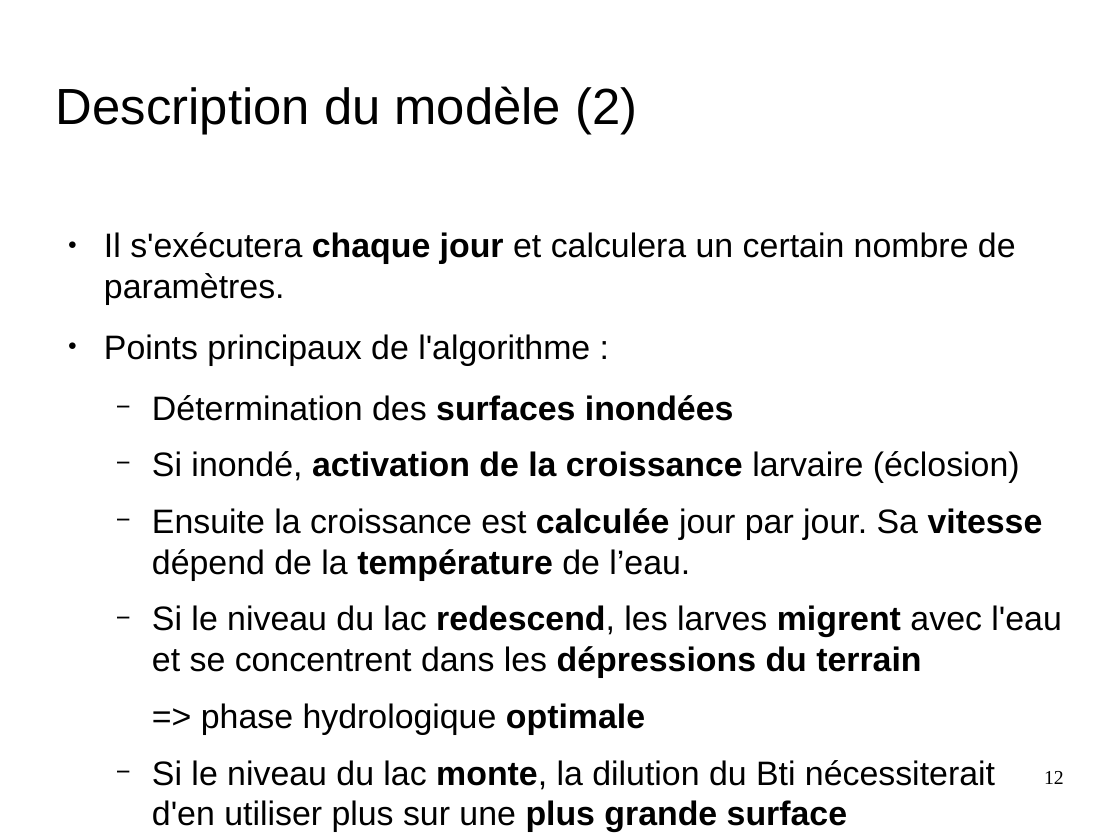
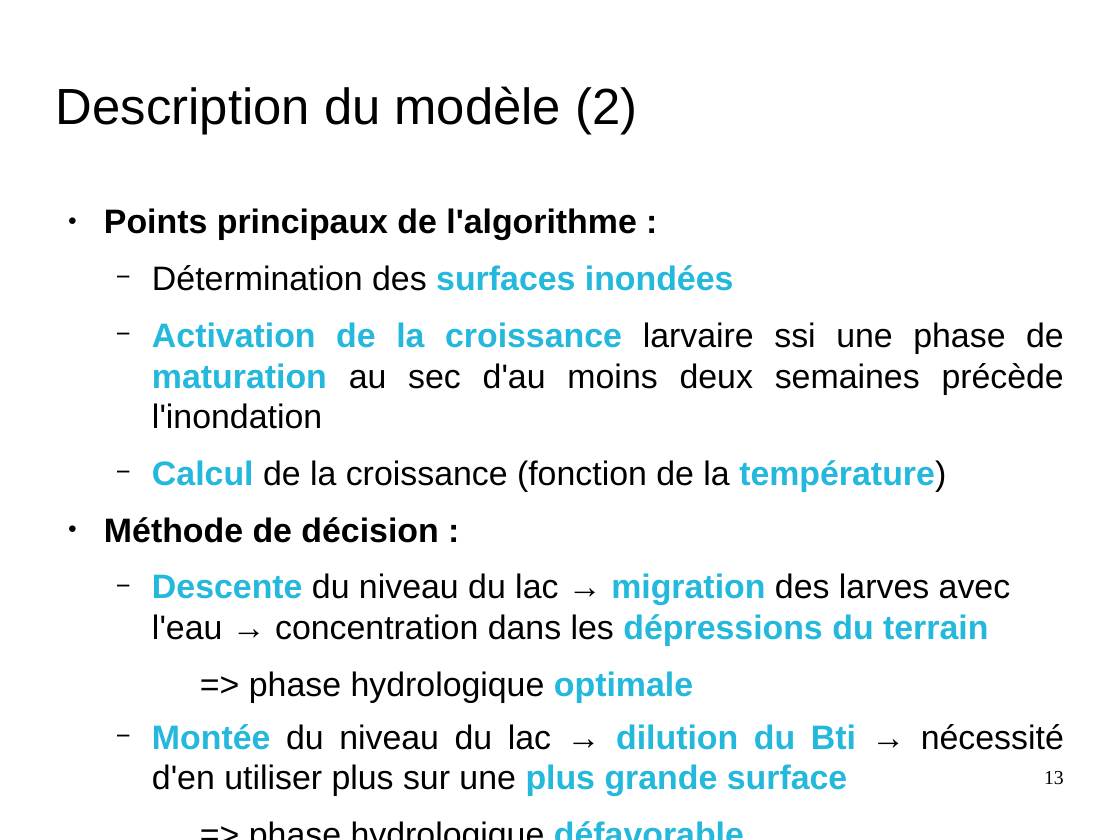
Before and after one commit to nesta7/designProject, a slide deck: slide 13 of Poster_Presentation/presentation_final_demoustication.odp (slide 12 before the commit). Drawn at 1120x840 pixels with LibreOffice and Linux fonts; fonts in the diff are those of the drawing; background and template pictures are left out. Boxes give left, top, right and bottom in pixels: in the first picture for what was removed or moved away, otherwise in the second. Text is boxed around its words. In the diff, an @@ line names an element or a change of style, - is before the commit and + after.

Commit message:
final ppt

```diff
--- a/Poster_Presentation/presentation_final_demoustication.odp
+++ b/Poster_Presentation/presentation_final_demoustication.odp
@@ text "Points principaux de l'algorithme :": place and size @@
-text "Points principaux de l'algorithme :" at box(104, 232, 1061, 832)
+text "Points principaux de l'algorithme :" at box(104, 208, 1064, 796)
@@ text at box(104, 208, 734, 703): bold on in "Points principaux de l'algorithme :"; text colour #000000 to #23B8DC in "surfaces inondées", "optimale", "défavorable"; alignment left to justified; less space between paragraphs; list level 2 to 3 in "=> phase hydrologique optimale"; list level 2 to 3 in "=> phase hydrologique défavorable" @@
@@ text at box(104, 232, 1016, 305): paragraph removed @@
-● Il s'exécutera chaque jour et calculera un certain nombre de paramètres.
@@ text at box(104, 322, 1064, 646): text changed @@
-  − Si inondé, activation de la croissance larvaire (éclosion)
-  − Ensuite la croissance est calculée jour par jour. Sa vitesse dépend de la température de l’eau.
-  − Si le niveau du lac redescend, les larves migrent avec l'eau et se concentrent dans les dépressions du terrain
+  − Activation de la croissance larvaire ssi une phase de maturation au sec d'au moins deux semaines précède l'inondation
+  − Calcul de la croissance (fonction de la température)
+● Méthode de décision :
+  − Descente du niveau du lac → migration des larves avec l'eau → concentration dans les dépressions du terrain
@@ text at box(152, 724, 1064, 796): text changed @@
-  − Si le niveau du lac monte, la dilution du Bti nécessiterait d'en utiliser plus sur une plus grande surface
+  − Montée du niveau du lac → dilution du Bti → nécessité d'en utiliser plus sur une plus grande surface
@@ page number at box(1044, 771, 1064, 785): text changed @@
-12
+13
```
Also in this commit, not shown: 12 other slides changed, 3 slides added, 3 slides removed, 2 other files.
